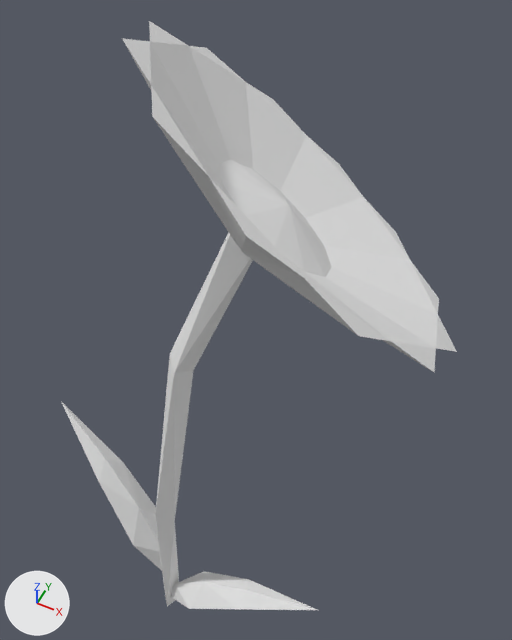
Renders of the OBJ model Assets/MapEditor/modular_terrain_collection/Hilly_Prop_Flower_Sunflower.obj from each side of a commit.
The view is the same before and after, from a 50 mm lens placed at (0.267, -0.274, 0.976), pointed at (0.05, 0.161, 0.433). The axes (+X, +Y, +Z) are drawn at lower left. The lights are the same throughout. Where no turn or scale is listed for an object, it has been applied to the vertices.
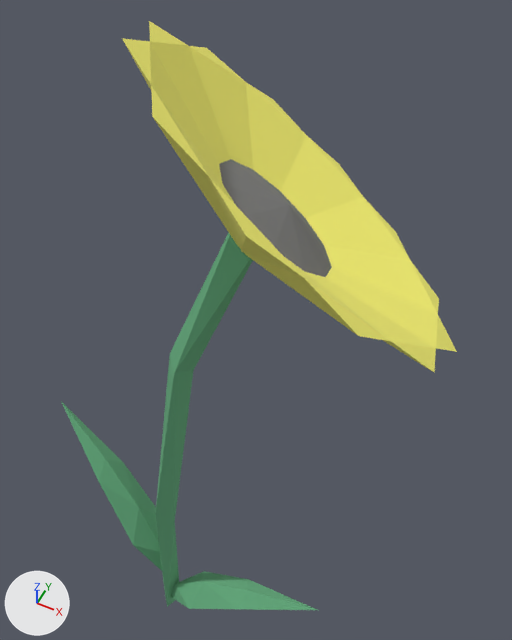
Pixel boxes [x1, y1, x2, y2] of what changed, in the pictures (512 x 640 px):
'object4', recoloured (grey to yellow)
    both: [122, 21, 457, 372]
'object3', recoloured (grey to green)
    both: [155, 232, 253, 607]
'object2', recoloured (grey to green)
    both: [61, 401, 162, 571]
'object1', recoloured (white to green)
    both: [171, 571, 317, 610]

Patch to the scene script:
```diff
--- a/Assets/MapEditor/modular_terrain_collection/Hilly_Prop_Flower_Sunflower.obj.py
+++ b/Assets/MapEditor/modular_terrain_collection/Hilly_Prop_Flower_Sunflower.obj.py
@@ mat_pine_leaves @@
 mat_pine_leaves = principled_material('Pine_Leaves')
-mat_pine_leaves.base_color = (0.8, 0.8, 0.8)  # white #e7e7e7
+mat_pine_leaves.base_color = (0.126, 0.404, 0.204)  # green #63aa7d
 mat_pine_leaves.roughness = 1.0
@@ mat_sunflower @@
 mat_sunflower = principled_material('Sunflower')
-mat_sunflower.base_color = (0.8, 0.8, 0.8)  # white #e7e7e7
+mat_sunflower.base_color = (0.984, 0.941, 0.176)  # yellow #fdf874
 mat_sunflower.roughness = 1.0
@@ mat_grey___20 @@
 mat_grey___20 = principled_material('Grey_-_20')
-mat_grey___20.base_color = (0.8, 0.8, 0.8)  # white #e7e7e7
+mat_grey___20.base_color = (0.2, 0.2, 0.2)  # grey #7c7c7c
 mat_grey___20.roughness = 1.0
```
